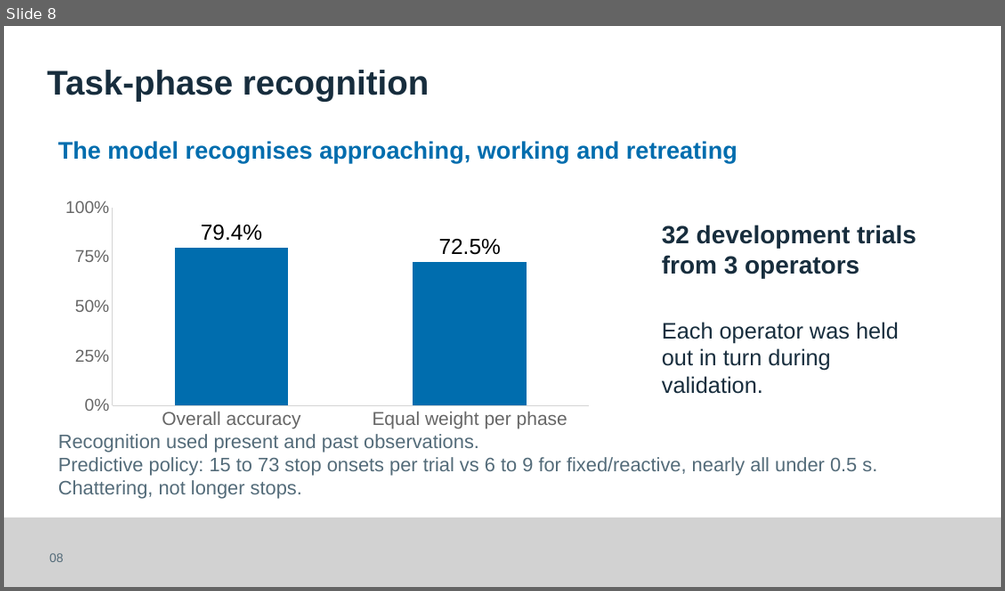
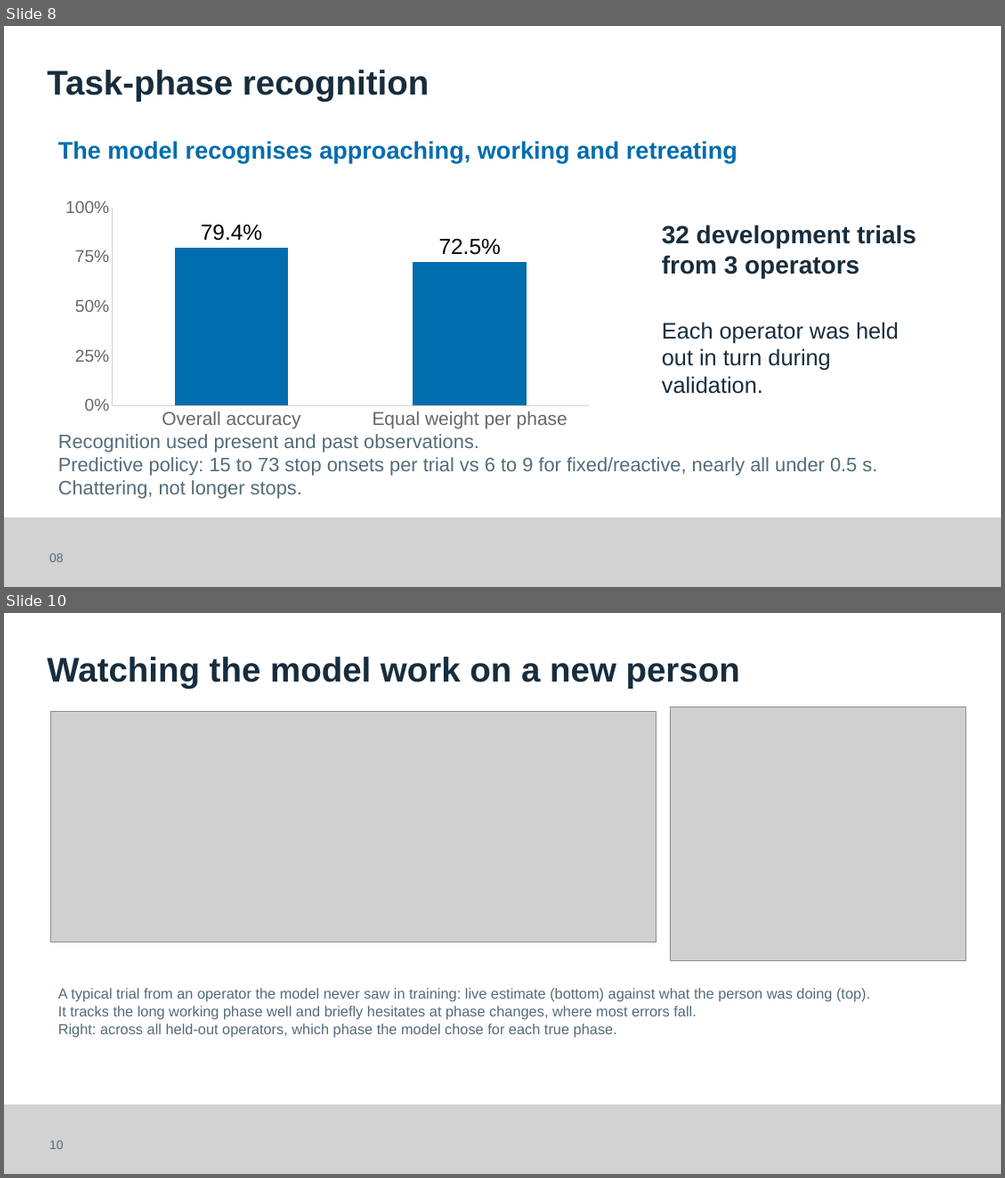
Before and after one commit to Kingwu12/adaptive-hrc-safety-system, a slide deck: presentation/FYP-assessment-presentation-v4.pptx. Shown one above the other, each under a label of ours: slide 8 before the commit, slides 8 and 10 after it; the slides between them are not shown. The pictures are 1005x591 and 1005x1178 pixels, drawn with LibreOffice and Linux fonts; fonts in the diff are those of the drawing; grey boxes stand for pictures. Boxes give left, top, right and bottom in pixels: in the first picture for what was removed or moved away, otherwise in the second. Text is boxed around its words. In the diff, an @@ line names an element or a change of style, - is before the commit and + after.

```diff
--- a/presentation/FYP-assessment-presentation-v4.pptx
+++ b/presentation/FYP-assessment-presentation-v4.pptx
@@ slide 10 added at box(4, 613, 1001, 1174), background #FFFFFF; not listed: 1 template element that a slide beside it also shows @@
@@ text added at box(47, 657, 740, 689), 33 pt, text #172D3D, bold @@
+Watching the model work on a new person
@@ picture added at box(50, 711, 655, 942) @@
@@ picture added at box(671, 707, 966, 961) @@
@@ text added at box(58, 988, 870, 1037), 14 pt, text #536B79 @@
+A typical trial from an operator the model never saw in training: live estimate (bottom) against what the person was doing (top).
+It tracks the long working phase well and briefly hesitates at phase changes, where most errors fall.
+Right: across all held-out operators, which phase the model chose for each true phase.
@@ text added at box(49, 1140, 64, 1149), 12 pt, text #536B79 @@
+10
```
Also in this commit, not shown: 8 slides changed, 1 other slide added, 5 other files.
